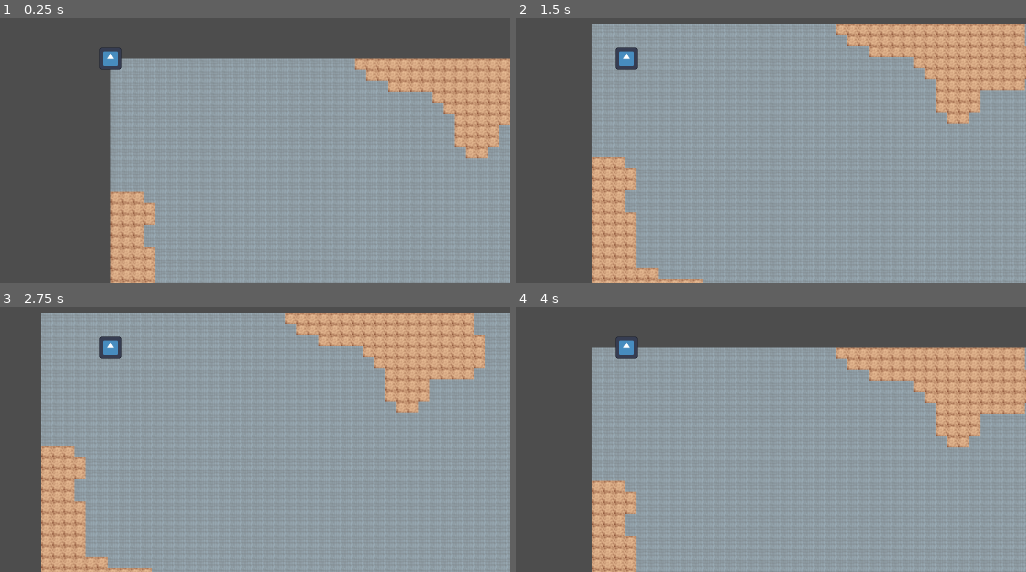
Above: before the commit, frames 1-4 (two rows, left to right).
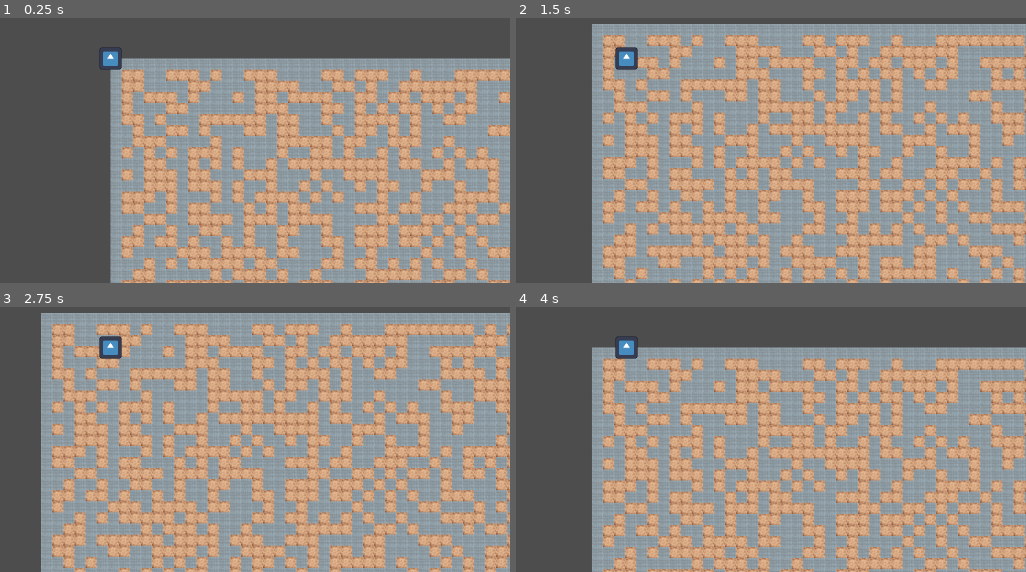
Above: after the commit, the same moments.

Repository: serviux/MysteryDungeon
Game: Godot game, scene res://main.tscn
Two runs of this game, one before a commit and one after it. Both use one fixed random seed, a clock stepped at 60 frames per second and the inputs below. The engine's default icon, where the game draws it, is replaced by a stand-in: a white triangle on a blue panel in a dark square.
Inputs:
- Up to frame 1 (0.25 s): no input
- Up to frame 2 (1.5 s): tap Enter at 0.5 s; hold D (move_right) 0.53-1.28 s; tap Space at 1.25 s; hold S (move_down) from 1.28 s (still down)
- Up to frame 3 (2.75 s): tap Enter at 2 s; release S (move_down) at 2.03 s; hold D (move_right) from 2.03 s (still down)
- Up to frame 4 (4 s): tap Space at 2.75 s; release D (move_right) at 2.78 s; hold W (move_up) 2.78-3.53 s; tap Enter at 3.5 s; hold A (move_left) from 3.53 s (still down)

The runs differ from the first frame. In frame 1, 33% of the frame differs, in the area x 21-100%, y 15-100%; in frame 2, 42%; in frame 3, 45%, in the area x 8-100%, y 2-100%; in frame 4, 36%.

Commit message:
added map generation via cellular automata

Diff:
--- a/Floor/FloorGeneration.gd
+++ b/Floor/FloorGeneration.gd
@@ -10,14 +10,21 @@
 var end_point: Marker2D
 
 
+
 func _ready():
 	floor_map.seed = randi()
 	generate_floor()
 
+func randomize_start():
+	starting_point.position.x = randi_range(0,100)
+	starting_point.position.y = randi_range(0,100)
 
+func radomize_end():
+	end_point.position.x = randi_range(0,100)
+	end_point.position.y = randi_range(0,100)
 
 func _process(delta):
-	pass
+	generate_floor()
 
 func generate_floor():
 	#converts global position to tile map position
--- /dev/null
+++ b/MapGeneration.gd
@@ -0,0 +1,104 @@
+extends TileMap
+
+@export var width:int
+@export var height:int
+
+@export var fill_percent:int = 50
+@export var smooth_iterations:int = 5
+
+@export var map_seed:String
+@export var use_random_seed:bool = true;
+
+
+
+@onready var CONSTANTS = %CONSTANTS
+var map = []
+var pseudo_random
+
+
+##sets the seed for the pseudo-random number generator by getting a hashing the current system time or the provided seed string from user
+func _ready():
+	pseudo_random = RandomNumberGenerator.new()
+	if use_random_seed:
+		var seed_string = Time.get_datetime_string_from_system()
+
+		var rand_seed = hash(seed_string)
+		print("random seed for map generation: %s" % rand_seed)
+		pseudo_random.seed = rand_seed
+	else:
+		var seed_value = hash(map_seed)
+		print("converting input seed value %s to integer %s" % [map_seed, seed_value])
+		pseudo_random.seed = seed_value
+
+
+	generate_map()
+
+
+func generate_map():
+	_random_fill()
+
+
+	for x in smooth_iterations:
+		smooth_map()
+
+	_fill_tiles()
+
+
+
+
+func _random_fill():
+	for x in width:
+		map.append([])
+		for y in height:
+			if(x == 0 or x == width - 1 or y == 0 or y == height - 1):
+				map[x].append(1)
+			else:
+				map[x].append(1 if pseudo_random.randi_range(0,100) < self.fill_percent else 0 )
+
+
+func _fill_tiles():
+	for x in width:
+		for y in height:
+			var tile_idx = map[x][y]
+			var tile_type
+			if(tile_idx == 0):
+				tile_type = CONSTANTS.GROUND
+			elif(tile_idx == 1):
+				tile_type = CONSTANTS.WALL
+
+			var coords = Vector2i(x,y)
+			set_cell(0, coords, 0, tile_type )
+
+
+func smooth_map():
+	for x in map:
+		for y in x:
+			#TODO: implement smoothing
+			pass
+
+
+
+func get_surrounding_tiles_count(map_x:int, map_y:int):
+	var wall_count = 0
+	var neighbor_x = map_x - 1
+	var neighbor_y = map_y - 1
+	wall_count = count_surrounding_tiles(map_x, map_y, neighbor_x,neighbor_y, wall_count)
+	return wall_count
+
+
+func count_surrounding_tiles(map_x:int, map_y:int, neighbor_x:int, neighbor_y:int, wall_count:int):
+	if (neighbor_x > map_x +1) and (neighbor_y >  map_y + 1) :
+		return wall_count
+
+	if( neighbor_x > 0 and neighbor_x < width and
+		neighbor_y > 0 and neighbor_y < height):
+			wall_count += map[neighbor_x][neighbor_y]
+	else:
+		wall_count += 1
+
+	if(neighbor_y <= map_y +1):
+		wall_count = count_surrounding_tiles(map_x, map_y, neighbor_x, neighbor_y + 1, wall_count)
+	elif(neighbor_x <= map_x + 1):
+		#reset neighbor_y to look at surrounding tiles on that column
+		neighbor_y = map_y - 1
+		wall_count = count_surrounding_tiles(map_x, map_y,neighbor_x + 1, neighbor_y, wall_count)
--- a/main.tscn
+++ b/main.tscn
@@ -1,9 +1,10 @@
-[gd_scene load_steps=5 format=3 uid="uid://dr78p6t0v7p1f"]
+[gd_scene load_steps=6 format=3 uid="uid://dr78p6t0v7p1f"]
 
 [ext_resource type="PackedScene" uid="uid://6prh0w1xa0cg" path="res://constants.tscn" id="1_12y3w"]
 [ext_resource type="PackedScene" uid="uid://dlu147ene025i" path="res://Floor/FloorGeneration.tscn" id="1_16whx"]
 [ext_resource type="PackedScene" uid="uid://17j6a7stnbu6" path="res://character_body_2d.tscn" id="2_0ef6t"]
 [ext_resource type="PackedScene" uid="uid://c7dyijufflf32" path="res://Floor/FloorMapConfigurations/CaveTileTyper.tscn" id="2_hlvmc"]
+[ext_resource type="Script" path="res://MapGeneration.gd" id="4_60b4u"]
 
 [node name="Node2D" type="Node2D"]
 
@@ -12,7 +13,11 @@
 
 [node name="CaveTileTyper" parent="." instance=ExtResource("2_hlvmc")]
 
-[node name="FloorGeneration" parent="." node_paths=PackedStringArray("tileTyper") instance=ExtResource("1_16whx")]
-tileTyper = NodePath("../CaveTileTyper")
+[node name="FloorGeneration" parent="." instance=ExtResource("1_16whx")]
+script = ExtResource("4_60b4u")
+fill_percent = 50
+smooth_iterations = 5
+map_seed = ""
+use_random_seed = true
 
 [node name="CharacterBody2D" parent="." instance=ExtResource("2_0ef6t")]
--- a/project.godot
+++ b/project.godot
@@ -12,7 +12,7 @@
 
 config/name="Mystery Dun"
 run/main_scene="res://main.tscn"
-config/features=PackedStringArray("4.2", "Forward Plus")
+config/features=PackedStringArray("4.1", "Forward Plus")
 config/icon="res://icon.svg"
 
 [autoload]
Binary file changed: Floor/FloorTIles.png
